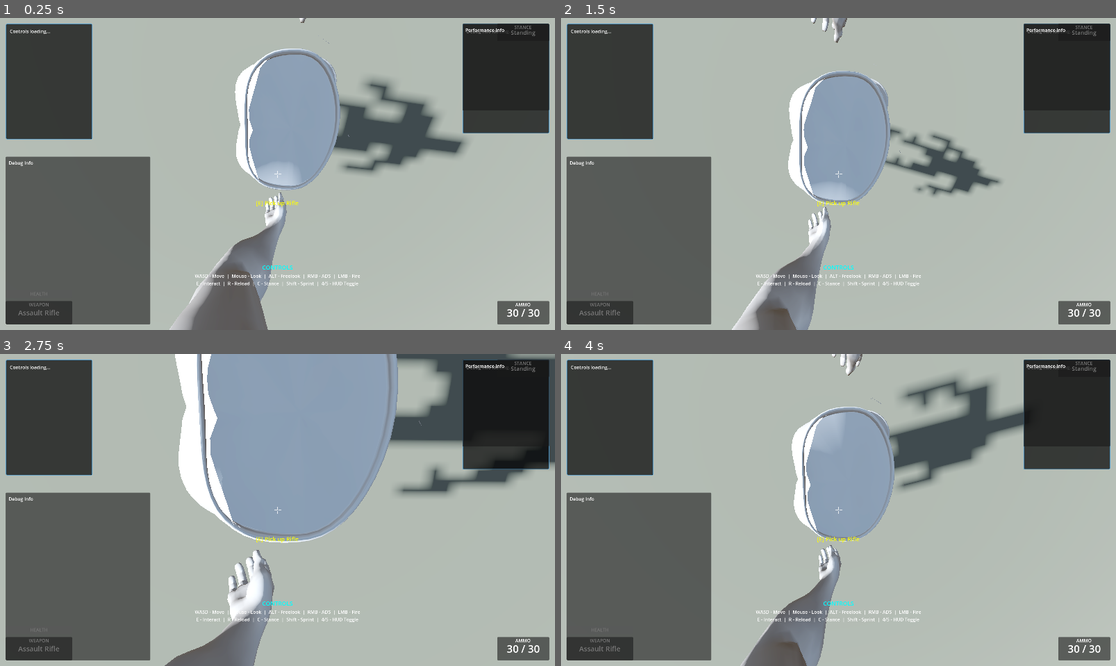
Above: before the commit, frames 1-4 (two rows, left to right).
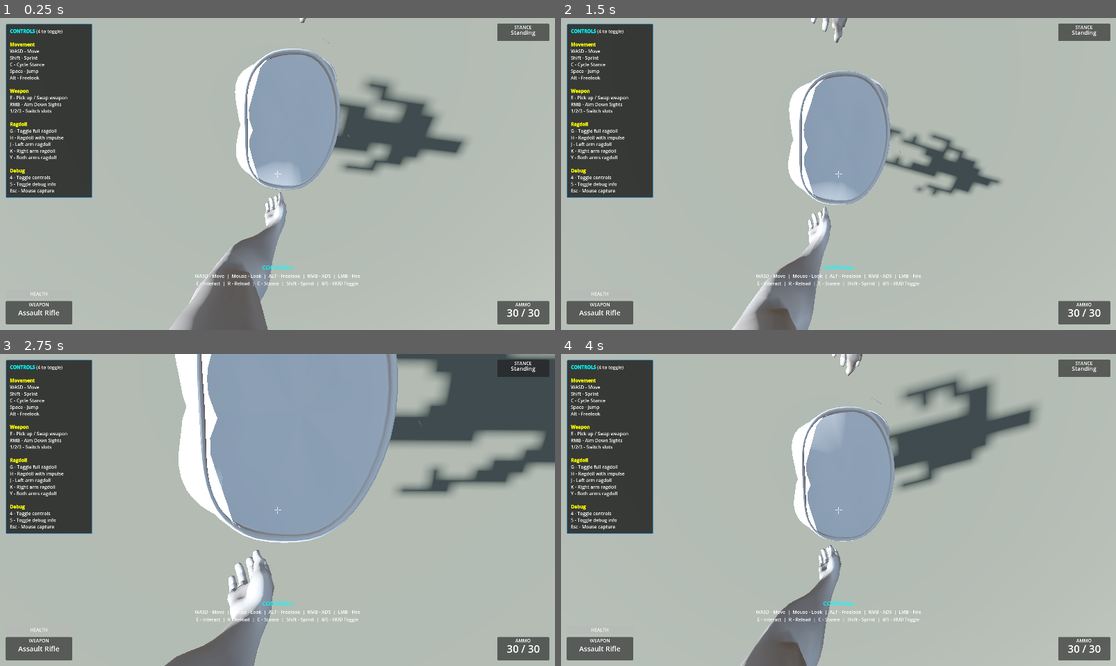
Above: after the commit, the same moments.

Repository: lmf-git/fpp-ik-ads
Game: Godot game, scene res://scenes/enhanced_demo.tscn
Same seed, same stepped clock (60 frames per second), same inputs: the game is played once before the commit and once after it.
Inputs (mouse positions are in pixels of both pictures, inside the frame that each line leads up to):
- Up to frame 1 (0.25 s): no input
- Up to frame 2 (1.5 s): tap Enter at 0.5 s; move the mouse to (866, 174) at 0.52 s; hold Alt (freelook) 0.53-1.28 s; hold W (move_forward) from 0.53 s (still down); click (866, 174) at 0.67 s; tap Space (jump) at 0.77 s; tap Shift (sprint) at 0.8, 1.35 s; move the mouse to (810, 174) at 1.27 s
- Up to frame 3 (2.75 s): keep holding W (move_forward); tap Space (jump) at 1.52 s; tap Alt (freelook) at 1.55 s; move the mouse to (288, 503) at 2.02 s; hold Right mouse button (aim_down_sights) from 2.03 s (still down); tap Shift (sprint) at 2.3 s
- Up to frame 4 (4 s): keep holding W (move_forward); move the mouse to (832, 516) at 2.77 s; release Right mouse button (aim_down_sights) at 2.78 s; tap C (crouch) at 2.85 s; click (832, 516) at 2.92 s; tap Space (jump) at 3.02, 3.77 s; tap Alt (freelook) at 3.05 s; move the mouse to (877, 513) at 3.52 s; press the mouse at (877, 513) at 3.53 s; tap Shift (sprint) at 3.8 s

The runs differ from the first frame. In frame 1, 21% of the frame differs, in the area x 1-99%, y 1-99%; in frame 2, 21%; in frame 3, 20%; in frame 4, 21%.
Error before the commit: Parse Error: Could not find type "SkeletonFPPController" in the current scope. (res://scripts/hud.gd:16)
Error after the commit: Invalid assignment of property or key 'max_contacts_reported' with value of type 'int' on a base object of type 'PhysicalBone3D'. (res://scripts/components/rag…

Commit message:
Update HUD system to use component architecture
Fixed all HUD files to reference CharacterControllerMain instead of the
removed SkeletonFPPController class. Updated property access to use new
component-based architecture:

- Changed type references from SkeletonFPPController to CharacterControllerMain
- Updated stance enum from SkeletonFPPController.Stance to MovementControllerComponent.Stance
- Refactored property access to use component getters:
  - movement_controller.get_stance(), get_is_aiming(), get_is_sprinting(), get_velocity()
  - camera_controller.get_camera_rotation(), get_body_rotation(), get_freelook_offset()
- Added null checks for component references to prevent errors

Files updated:
- scripts/hud.gd: Fixed stance display, freelook, ADS, and crosshair indicators
- scripts/debug_overlay.gd: Fixed comprehensive debug panel with all player state
- scripts/controls_hud.gd: Fixed on-screen debug info with velocity, camera, and ragdoll status

This completes the migration from monolithic controller to component-based architecture.

Diff:
--- a/scripts/controls_hud.gd
+++ b/scripts/controls_hud.gd
@@ -10,7 +10,7 @@
 
 var show_controls: bool = true
 var show_debug: bool = false
-var player: SkeletonFPPController
+var player: CharacterControllerMain
 
 func _ready():
 	# Setup controls text
@@ -81,43 +81,56 @@
 	text += "[b]Position:[/b] %.1f, %.1f, %.1f\n" % [player.global_position.x, player.global_position.y, player.global_position.z]
 
 	# Velocity
-	text += "[b]Velocity:[/b] %.1f, %.1f, %.1f\n" % [player.velocity.x, player.velocity.y, player.velocity.z]
-	text += "[b]Speed:[/b] %.1f m/s\n" % Vector2(player.velocity.x, player.velocity.z).length()
+	if player.movement_controller:
+		var velocity = player.movement_controller.get_velocity()
+		text += "[b]Velocity:[/b] %.1f, %.1f, %.1f\n" % [velocity.x, velocity.y, velocity.z]
+		text += "[b]Speed:[/b] %.1f m/s\n" % Vector2(velocity.x, velocity.z).length()
 
 	# Camera
-	text += "[b]Camera Yaw:[/b] %.1f°\n" % rad_to_deg(player.camera_y_rotation)
-	text += "[b]Camera Pitch:[/b] %.1f°\n" % rad_to_deg(player.camera_x_rotation)
-	text += "[b]Body Yaw:[/b] %.1f°\n" % rad_to_deg(player.body_y_rotation)
+	if player.camera_controller:
+		var cam_rot = player.camera_controller.get_camera_rotation()
+		text += "[b]Camera Yaw:[/b] %.1f°\n" % rad_to_deg(cam_rot.y)
+		text += "[b]Camera Pitch:[/b] %.1f°\n" % rad_to_deg(cam_rot.x)
+		text += "[b]Body Yaw:[/b] %.1f°\n" % rad_to_deg(player.camera_controller.get_body_rotation())
 
 	# States
 	text += "\n[b][color=yellow]States:[/color][/b]\n"
-	text += "Freelook: %s\n" % ("ON" if player.is_freelooking else "OFF")
-	text += "Aiming: %s\n" % ("ON" if player.is_aiming else "OFF")
-	text += "Sprinting: %s\n" % ("ON" if player.is_sprinting else "OFF")
-	text += "Stance: %s\n" % _get_stance_name(player.stance)
+
+	if player.camera_controller:
+		text += "Freelook: %s\n" % ("ON" if player.camera_controller.is_freelooking else "OFF")
+
+	if player.movement_controller:
+		text += "Aiming: %s\n" % ("ON" if player.movement_controller.get_is_aiming() else "OFF")
+		text += "Sprinting: %s\n" % ("ON" if player.movement_controller.get_is_sprinting() else "OFF")
+		text += "Stance: %s\n" % _get_stance_name(player.movement_controller.get_stance())
+
 	text += "On Floor: %s\n" % ("YES" if player.is_on_floor() else "NO")
 
 	# Weapon
 	if player.current_weapon:
 		text += "\n[b][color=yellow]Weapon:[/color][/b]\n"
 		text += "%s\n" % player.current_weapon.weapon_name
-		text += "ADS Blend: %.2f\n" % player.ads_blend
+
+		if player.camera_controller:
+			text += "ADS Blend: %.2f\n" % player.camera_controller.ads_blend
 
 		# Weapon swap status
-		if player.weapon_swap_phase != 0:  # WeaponSwapPhase.NONE
-			text += "[color=orange]Swapping: %s[/color]\n" % _get_swap_phase_name(player.weapon_swap_phase)
+		if player.weapon_controller and player.weapon_controller.swap_state_machine:
+			var phase = player.weapon_controller.swap_state_machine.current_phase
+			if phase != 0:  # WeaponSwapPhase.NONE
+				text += "[color=orange]Swapping: %s[/color]\n" % _get_swap_phase_name(phase)
 
 	# Ragdoll
-	if player.ragdoll:
+	if player.ragdoll_controller:
 		text += "\n[b][color=yellow]Ragdoll:[/color][/b]\n"
-		if player.ragdoll.is_ragdoll_active:
+		if player.ragdoll_controller.is_ragdoll_active:
 			text += "[color=red]FULL ACTIVE[/color]\n"
-		elif player.ragdoll.is_any_partial_ragdoll_active():
+		elif player.ragdoll_controller.is_any_partial_ragdoll_active():
 			var parts = []
-			if player.ragdoll.left_arm_ragdoll_active: parts.append("L_ARM")
-			if player.ragdoll.right_arm_ragdoll_active: parts.append("R_ARM")
-			if player.ragdoll.left_leg_ragdoll_active: parts.append("L_LEG")
-			if player.ragdoll.right_leg_ragdoll_active: parts.append("R_LEG")
+			if player.ragdoll_controller.left_arm_ragdoll_active: parts.append("L_ARM")
+			if player.ragdoll_controller.right_arm_ragdoll_active: parts.append("R_ARM")
+			if player.ragdoll_controller.left_leg_ragdoll_active: parts.append("L_LEG")
+			if player.ragdoll_controller.right_leg_ragdoll_active: parts.append("R_LEG")
 			text += "[color=orange]Partial: %s[/color]\n" % ", ".join(parts)
 		else:
 			text += "Inactive\n"
--- a/scripts/debug_overlay.gd
+++ b/scripts/debug_overlay.gd
@@ -8,7 +8,7 @@
 @onready var performance_text: RichTextLabel = $PerformancePanel/MarginContainer/PerformanceText
 @onready var ik_visualization: Node3D = null
 
-var player: SkeletonFPPController
+var player: CharacterControllerMain
 var debug_visible: bool = false
 var show_ik_debug: bool = false
 
@@ -49,31 +49,47 @@
 	# Player state
 	text += "[b][color=yellow]PLAYER STATE[/color][/b]\n"
 	text += "Position: %v\n" % player.global_position
-	text += "Velocity: %v (%.2f m/s)\n" % [player.velocity, player.velocity.length()]
+
+	if player.movement_controller:
+		var velocity = player.movement_controller.get_velocity()
+		text += "Velocity: %v (%.2f m/s)\n" % [velocity, velocity.length()]
+		text += "Stance: %s\n" % _stance_to_string(player.movement_controller.get_stance())
+		text += "Sprinting: %s\n" % player.movement_controller.get_is_sprinting()
+
 	text += "On Floor: %s\n" % player.is_on_floor()
-	text += "Stance: %s\n" % _stance_to_string(player.stance)
-	text += "Sprinting: %s\n" % player.is_sprinting
 	text += "\n"
 
 	# Camera & Look
 	text += "[b][color=yellow]CAMERA & LOOK[/color][/b]\n"
-	text += "Camera Pitch: %.1f°\n" % rad_to_deg(player.camera_x_rotation)
-	text += "Camera Yaw: %.1f°\n" % rad_to_deg(player.camera_y_rotation)
-	text += "Body Yaw: %.1f°\n" % rad_to_deg(player.body_y_rotation)
-	text += "Freelooking: %s\n" % player.is_freelooking
-	if player.is_freelooking:
-		text += "Freelook Offset: %.1f° / %.1f°\n" % [
-			rad_to_deg(abs(player.freelook_offset)),
-			player.freelook_max_angle
-		]
+
+	if player.camera_controller:
+		var cam_rot = player.camera_controller.get_camera_rotation()
+		text += "Camera Pitch: %.1f°\n" % rad_to_deg(cam_rot.x)
+		text += "Camera Yaw: %.1f°\n" % rad_to_deg(cam_rot.y)
+		text += "Body Yaw: %.1f°\n" % rad_to_deg(player.camera_controller.get_body_rotation())
+		text += "Freelooking: %s\n" % player.camera_controller.is_freelooking
+
+		if player.camera_controller.is_freelooking:
+			var max_angle = player.config.neck_max_yaw if player.config else 90.0
+			text += "Freelook Offset: %.1f° / %.1f°\n" % [
+				rad_to_deg(abs(player.camera_controller.get_freelook_offset())),
+				max_angle
+			]
+
 	text += "\n"
 
 	# ADS
 	text += "[b][color=yellow]ADS SYSTEM[/color][/b]\n"
-	text += "Aiming: %s\n" % player.is_aiming
-	text += "ADS Blend: %.2f\n" % player.ads_blend
-	if player.camera:
-		text += "Current FOV: %.1f°\n" % player.camera.fov
+
+	if player.movement_controller:
+		text += "Aiming: %s\n" % player.movement_controller.get_is_aiming()
+
+	if player.camera_controller:
+		text += "ADS Blend: %.2f\n" % player.camera_controller.ads_blend
+
+	if player.fps_camera:
+		text += "Current FOV: %.1f°\n" % player.fps_camera.fov
+
 	text += "\n"
 
 	# Weapon
@@ -94,15 +110,23 @@
 
 	# IK System
 	text += "[b][color=yellow]IK SYSTEM[/color][/b]\n"
-	text += "IK Enabled: %s\n" % player.enable_ik
+
+	if player.ik_locomotion:
+		text += "IK Enabled: %s\n" % player.ik_locomotion.ik_mode_enabled
+
 	if player.skeleton:
 		text += "Skeleton Bones: %d\n" % player.skeleton.get_bone_count()
-		text += "Head Bone: %s (#%d)\n" % [player.head_bone_name, player.head_bone_idx]
-		text += "Spine Bone: %s (#%d)\n" % [player.spine_bone_name, player.spine_bone_idx]
+
+	if player.bone_config:
+		text += "Head Bone: %s\n" % player.bone_config.head
+		text += "Spine Bone: %s\n" % player.bone_config.spine
+
 	if player.right_hand_ik:
 		text += "Right Hand IK: Active\n"
+
 	if player.left_hand_ik:
 		text += "Left Hand IK: Active\n"
+
 	text += "\n"
 
 	# Controls reminder
@@ -153,11 +177,11 @@
 
 func _stance_to_string(stance) -> String:
 	match stance:
-		SkeletonFPPController.Stance.STANDING:
+		MovementControllerComponent.Stance.STANDING:
 			return "Standing"
-		SkeletonFPPController.Stance.CROUCHING:
+		MovementControllerComponent.Stance.CROUCHING:
 			return "Crouching"
-		SkeletonFPPController.Stance.PRONE:
+		MovementControllerComponent.Stance.PRONE:
 			return "Prone"
 	return "Unknown"
 
--- a/scripts/hud.gd
+++ b/scripts/hud.gd
@@ -13,7 +13,7 @@
 @onready var health_bar: ProgressBar = $HealthBar
 @onready var control_hints: VBoxContainer = $ControlHints
 
-var player: SkeletonFPPController
+var player: CharacterControllerMain
 
 func _ready():
 	# Find player
@@ -71,43 +71,55 @@
 		weapon_label.text = "No Weapon"
 
 func _update_stance_info():
-	match player.stance:
-		SkeletonFPPController.Stance.STANDING:
+	if not player.movement_controller:
+		return
+
+	match player.movement_controller.get_stance():
+		MovementControllerComponent.Stance.STANDING:
 			stance_label.text = "Standing"
-		SkeletonFPPController.Stance.CROUCHING:
+		MovementControllerComponent.Stance.CROUCHING:
 			stance_label.text = "Crouching"
-		SkeletonFPPController.Stance.PRONE:
+		MovementControllerComponent.Stance.PRONE:
 			stance_label.text = "Prone"
 
 func _update_freelook_indicator():
-	if player.is_freelooking:
+	if not player.camera_controller:
+		return
+
+	if player.camera_controller.is_freelooking:
 		freelook_indicator.visible = true
-		var offset_deg = rad_to_deg(player.freelook_offset)
+		var offset_deg = rad_to_deg(player.camera_controller.get_freelook_offset())
 		freelook_indicator.text = "FREELOOK [%d°]" % abs(offset_deg)
 
 		# Color based on offset
-		var max_angle = player.freelook_max_angle
-		var ratio = abs(player.freelook_offset) / deg_to_rad(max_angle)
+		var max_angle = player.config.neck_max_yaw if player.config else 90.0
+		var ratio = abs(player.camera_controller.get_freelook_offset()) / deg_to_rad(max_angle)
 		freelook_indicator.add_theme_color_override("font_color",
 			Color.GREEN.lerp(Color.RED, ratio))
 	else:
 		freelook_indicator.visible = false
 
 func _update_ads_indicator():
-	ads_indicator.visible = player.is_aiming
+	if not player.movement_controller or not player.camera_controller:
+		return
+
+	ads_indicator.visible = player.movement_controller.get_is_aiming()
 
 	# Scale crosshair with ADS
-	var scale_factor = lerp(1.0, 0.5, player.ads_blend)
+	var scale_factor = lerp(1.0, 0.5, player.camera_controller.ads_blend)
 	crosshair.scale = Vector2.ONE * scale_factor
 
 func _update_crosshair():
+	if not player.movement_controller:
+		return
+
 	# Hide crosshair when no weapon
 	crosshair.visible = player.current_weapon != null
 
 	# Change crosshair color based on state
-	if player.is_aiming:
+	if player.movement_controller.get_is_aiming():
 		crosshair.modulate = Color.GREEN
-	elif player.is_sprinting:
+	elif player.movement_controller.get_is_sprinting():
 		crosshair.modulate = Color.ORANGE
 	else:
 		crosshair.modulate = Color.WHITE
